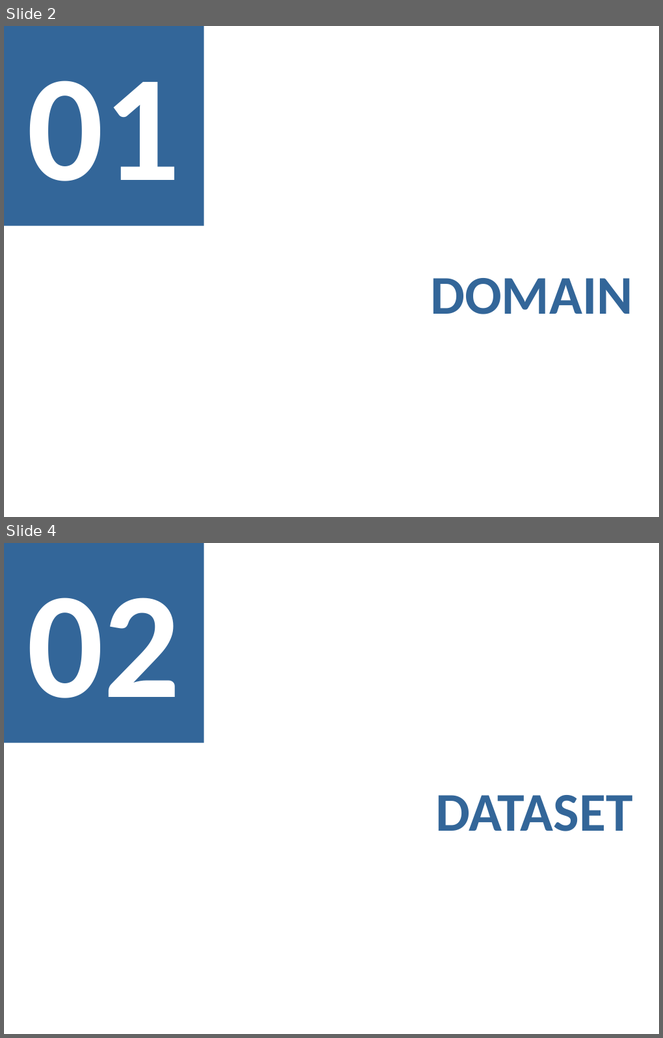
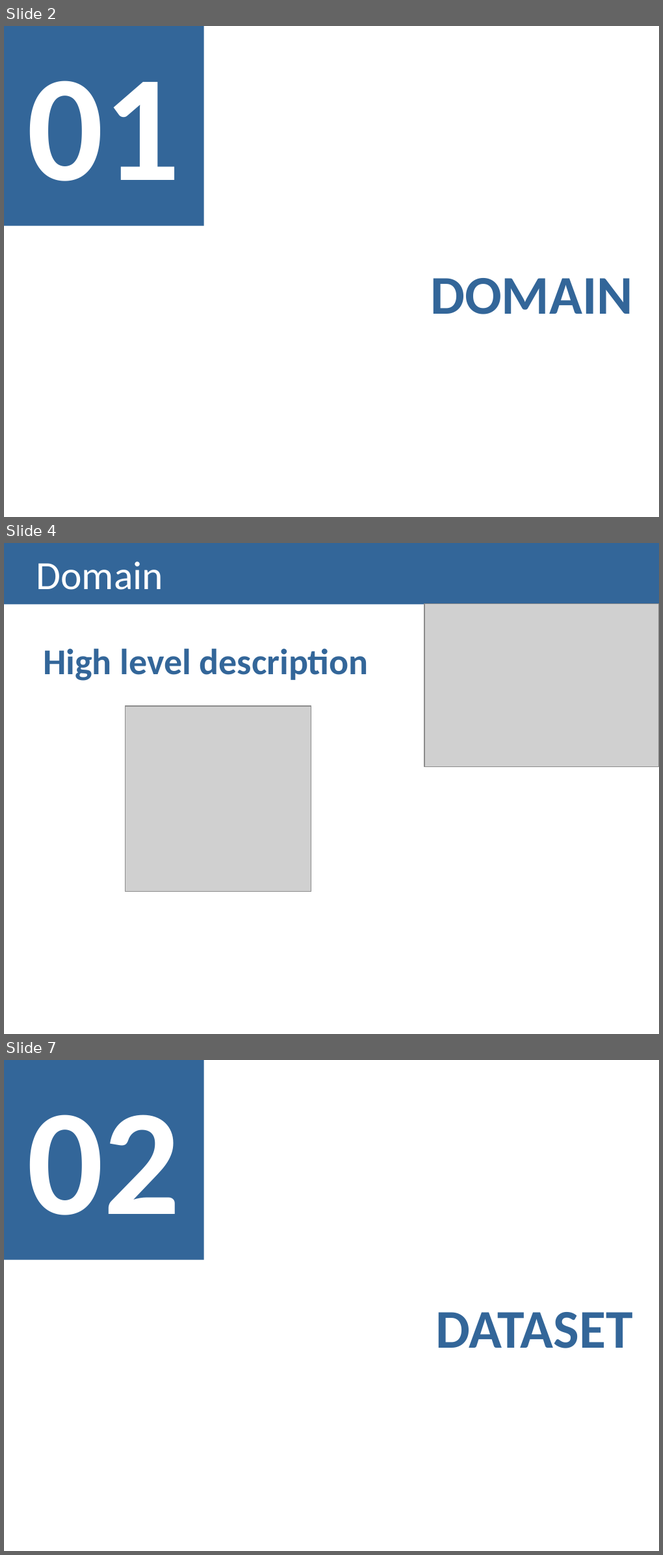
Before and after one commit to carboned4/V_I_2015_1, a slide deck: Lab03-PresentationTemplate.pptx. Shown one above the other, each under a label of ours: slides 2 and 4 before the commit, slides 2, 4 and 7 after it; the slides between them are not shown. The pictures are 663x1038 and 663x1555 pixels, drawn with LibreOffice and Linux fonts; fonts in the diff are those of the drawing; grey boxes stand for pictures. Boxes give left, top, right and bottom in pixels: in the first picture for what was removed or moved away, otherwise in the second. Text is boxed around its words. In the diff, an @@ line names an element or a change of style, - is before the commit and + after.

```diff
--- a/Lab03-PresentationTemplate.pptx
+++ b/Lab03-PresentationTemplate.pptx
@@ slide 4 added at (4, 543, 659, 1034), background #FFFFFF @@
@@ title added at (4, 543, 659, 605), fill #336699, 44 pt, text #FFFFFF @@
+Domain
@@ picture added at (425, 604, 659, 767) @@
@@ text added at (43, 648, 369, 681), 40 pt, text #336699, bold @@
+High level description
@@ picture added at (125, 706, 311, 891) @@
@@ what was slide 4 is now slide 7 @@
```
Also in this commit, not shown: 2 slides changed, 2 other slides added, 2 other files.
